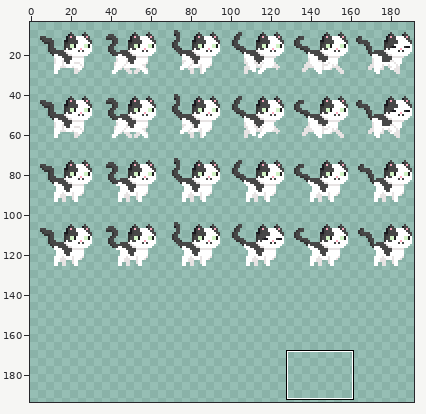
Sprite sheet: assets/textures/lola_spritesheet.png. The first picture is a wide view before the edit; the outline marks the close-up.
Close-up. Old version:
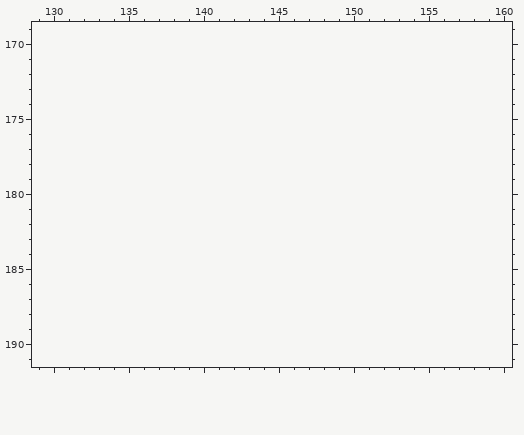
The file is 192x128 pixels. Shown: x 129..160, y 169..191. The old version is drawn lined up with the new one, on the new canvas. The wide view leaves out empty margins. The commit also changed other parts of the picture, which this record leaves out.
New version:
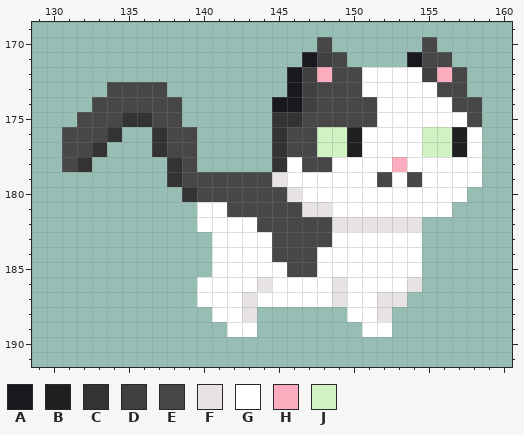
Palette (. is transparent): A #1a181e  B #1f1f1f  C #333333  D #404040  E #474747  F #e7e3e3  G #ffffff  H #fbacbe  J #d1f3c4
Edits made:
{"change": "canvas 192x128 -> 192x640, the old top-left corner now at 1,3 (the part of the old canvas that was cut away was empty and is not shown)"}
{"y":170,"x":148,"old":".","new":"E"}
{"y":170,"x":155,"old":".","new":"E"}
{"y":171,"x":147,"old":"...","new":"ADE"}
{"y":171,"x":154,"old":"...","new":"AEE"}
{"y":172,"x":146,"old":"............","new":"ADHEEGGGGDHE"}
{"y":173,"x":134,"old":"....","new":"EEEE"}
{"y":173,"x":146,"old":"............","new":"ADEEEGGGGGEE"}
{"y":174,"x":133,"old":"......","new":"EEEEEE"}
{"y":174,"x":145,"old":"..............","new":"AADEEEEGGGGGEE"}
{"y":175,"x":132,"old":".......","new":"EEECCEE"}
{"y":175,"x":145,"old":"..............","new":"CCEEEEEGGGGGGE"}
{"y":176,"x":131,"old":"....","new":"EEEC"}
{"y":176,"x":137,"old":"...","new":"CEE"}
{"y":176,"x":145,"old":"..............","new":"CEEJJBGGGGJJBG"}
{"y":177,"x":131,"old":"...","new":"EEC"}
{"y":177,"x":137,"old":"...","new":"CEE"}
{"y":177,"x":145,"old":"..............","new":"CEEJJBGGGGJJBG"}
{"y":178,"x":131,"old":"..","new":"EC"}
{"y":178,"x":138,"old":"..","new":"CE"}
{"y":178,"x":145,"old":"..............","new":"CGEEGGGGHGGGGG"}
{"y":179,"x":138,"old":".....................","new":"CEEEEEEFGGGGGGEGEGGGG"}
{"y":180,"x":139,"old":"...................","new":"CEEEEEEFGGGGGGGGGGG"}
{"y":181,"x":140,"old":".................","new":"GGEEEEEFFGGGGGGGG"}
{"y":182,"x":140,"old":"...............","new":"GGGGEEEEEFFFFFF"}
{"y":183,"x":141,"old":"..............","new":"GGGGEEEEGGGGGG"}
{"y":184,"x":141,"old":"..............","new":"GGGGEEEGGGGGGG"}
{"y":185,"x":141,"old":"..............","new":"GGGGGEEGGGGGGG"}
{"y":186,"x":140,"old":"...............","new":"GGGGFGGGGFGGGGF"}
{"y":187,"x":140,"old":"..............","new":"GGGFGGGGGFGGFF"}
{"y":188,"x":141,"old":"...","new":"GGF"}
{"y":188,"x":150,"old":"...","new":"GGF"}
{"y":189,"x":142,"old":"..","new":"GG"}
{"y":189,"x":151,"old":"..","new":"GG"}
{"label":"added","picture_box":[62,37,482,337]}
